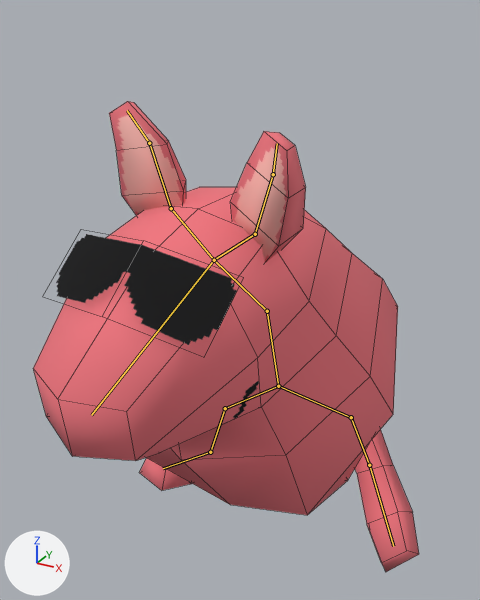
The Blender file Capstone Project/Assets/Blender/Mr. Mackinley/Mr. Mackinley.blend as it was, and as the next commit left it.
Camera for both pictures: a 50 mm camera at (1.48, -3.11, 2.13) aimed at (0.0, -0.43, 0.79). The axes (+X, +Y, +Z) are drawn at lower left. The lights are the same throughout. Both versions are drawn at frame 9 of the action 'Run_loop'; the numbers are the values there. The bones that bend it are drawn over the model as lines. Mesh edges are drawn as thin lines.

The first picture shows 'Body', 'Ears', 'Feet', 'Shades'.
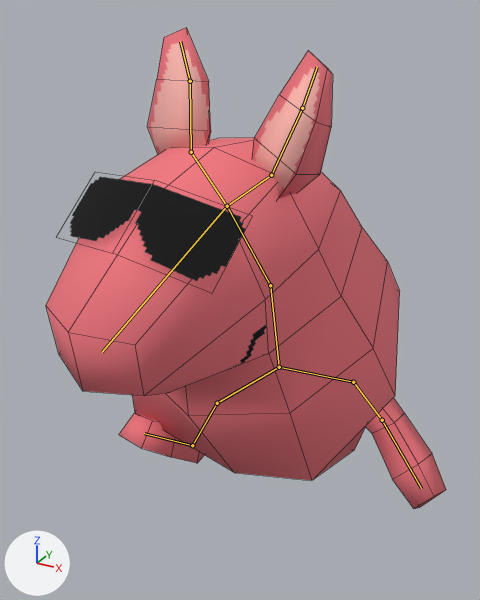
Pixel boxes [x1, y1, x2, y2] of what changed, in the pictures (480 x 600 px):
'Body', posed: before [33, 187, 398, 515]; after [46, 138, 400, 481]
'Ears', posed (6% narrower): before [109, 101, 306, 263]; after [148, 28, 333, 199]
'Shades', posed (6% shorter): before [56, 234, 237, 345]; after [70, 177, 246, 281]
'Feet', posed (17% wider, 22% shorter): before [139, 429, 419, 572]; after [119, 398, 446, 509]
bone 'Waist', root to tip: before (278, 386) to (267, 311); after (279, 367) to (270, 285)
bone 'Neck', root to tip: before (267, 311) to (214, 260); after (270, 285) to (227, 206)
bone 'Head', root to tip: before (214, 260) to (91, 415); after (227, 206) to (102, 352)
bone 'EarHalf1.L', root to tip: before (255, 234) to (273, 174); after (271, 175) to (302, 108)
bone 'EarHalf2.L', root to tip: before (273, 174) to (277, 143); after (302, 108) to (317, 67)
bone 'EarHalf1.R', root to tip: before (171, 208) to (149, 143); after (191, 152) to (190, 81)
bone 'EarHalf2.R', root to tip: before (149, 143) to (127, 110); after (190, 81) to (180, 41)
bone 'Thigh.L', root to tip: before (278, 386) to (351, 417); after (279, 367) to (353, 382)
bone 'Heel.L', root to tip: before (351, 417) to (369, 465); after (353, 382) to (382, 420)
bone 'Toe.L', root to tip: before (369, 465) to (393, 546); after (382, 420) to (421, 488)
bone 'Thigh.R', root to tip: before (278, 386) to (225, 408); after (279, 367) to (217, 403)
bone 'Heel.R', root to tip: before (225, 408) to (210, 452); after (217, 403) to (192, 445)
bone 'Toe.R', root to tip: before (210, 452) to (163, 468); after (192, 445) to (144, 433)

The change in detail:
Bone 'Waist' (bone_waist) moves from (0.0, 0.403, 0.07) to (0.0, 0.532, 0.092).
Bone 'Waist' (bone_waist) turns from (27, 0, 0) to (23, 0, 0) degrees about its own x, y and z.
Bone 'Neck' (bone_neck) turns from (-1, -7, 2) to (-8, -10, 3) degrees about its own x, y and z.
Bone 'Head' (bone_head) turns from (-26, -2, -2) to (-14, -2, -3) degrees about its own x, y and z.
Bone 'EarHalf1.L' (bone_earhalf1_l) turns from (-7, -3, -4) to (-14, -5, -5) degrees about its own x, y and z.
Bone 'EarHalf2.L' (bone_earhalf2_l) turns from (14, 10, 6) to (7, 11, 4) degrees about its own x, y and z.
Bone 'EarHalf1.R' (bone_earhalf1_r) turns from (-9, 3, -3) to (-18, 7, -5) degrees about its own x, y and z.
Bone 'EarHalf2.R' (bone_earhalf2_r) turns from (17, 1, 1) to (11, 5, 10) degrees about its own x, y and z.
Bone 'Thigh.L' (bone_thigh_l) moves from (-0.049, -0.205, 0.35) to (-0.064, -0.271, 0.463).
Bone 'Thigh.L' (bone_thigh_l) turns from (-2, 29, 25) to (1, 46, 41) degrees about its own x, y and z.
Bone 'Heel.L' (bone_heel_l) turns from (-15, 21, 32) to (-9, 26, 42) degrees about its own x, y and z.
Bone 'Toe.L' (bone_toe_l) turns from (20, 1, -6) to (17, 1, -5) degrees about its own x, y and z.
Bone 'Thigh.R' (bone_thigh_r) moves from (0.049, -0.205, 0.35) to (0.064, -0.271, 0.463).
Bone 'Thigh.R' (bone_thigh_r) turns from (-10, -38, 1) to (-8, -18, 13) degrees about its own x, y and z.
Bone 'Heel.R' (bone_heel_r) turns from (-19, -10, -28) to (-16, -11, -31) degrees about its own x, y and z.
Bone 'Toe.R' (bone_toe_r) turns from (82, -4, 19) to (76, -4, 18) degrees about its own x, y and z.
